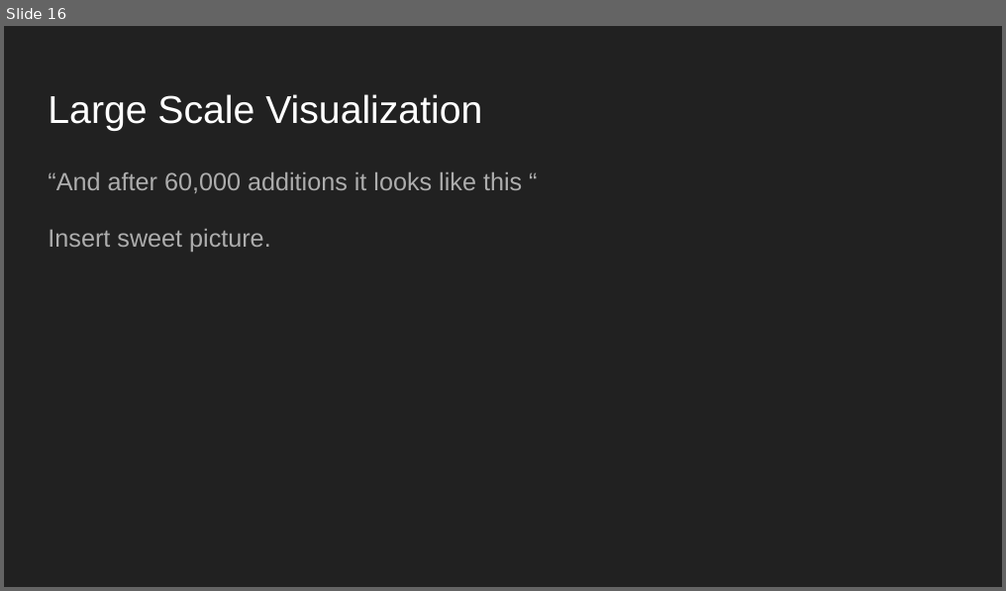
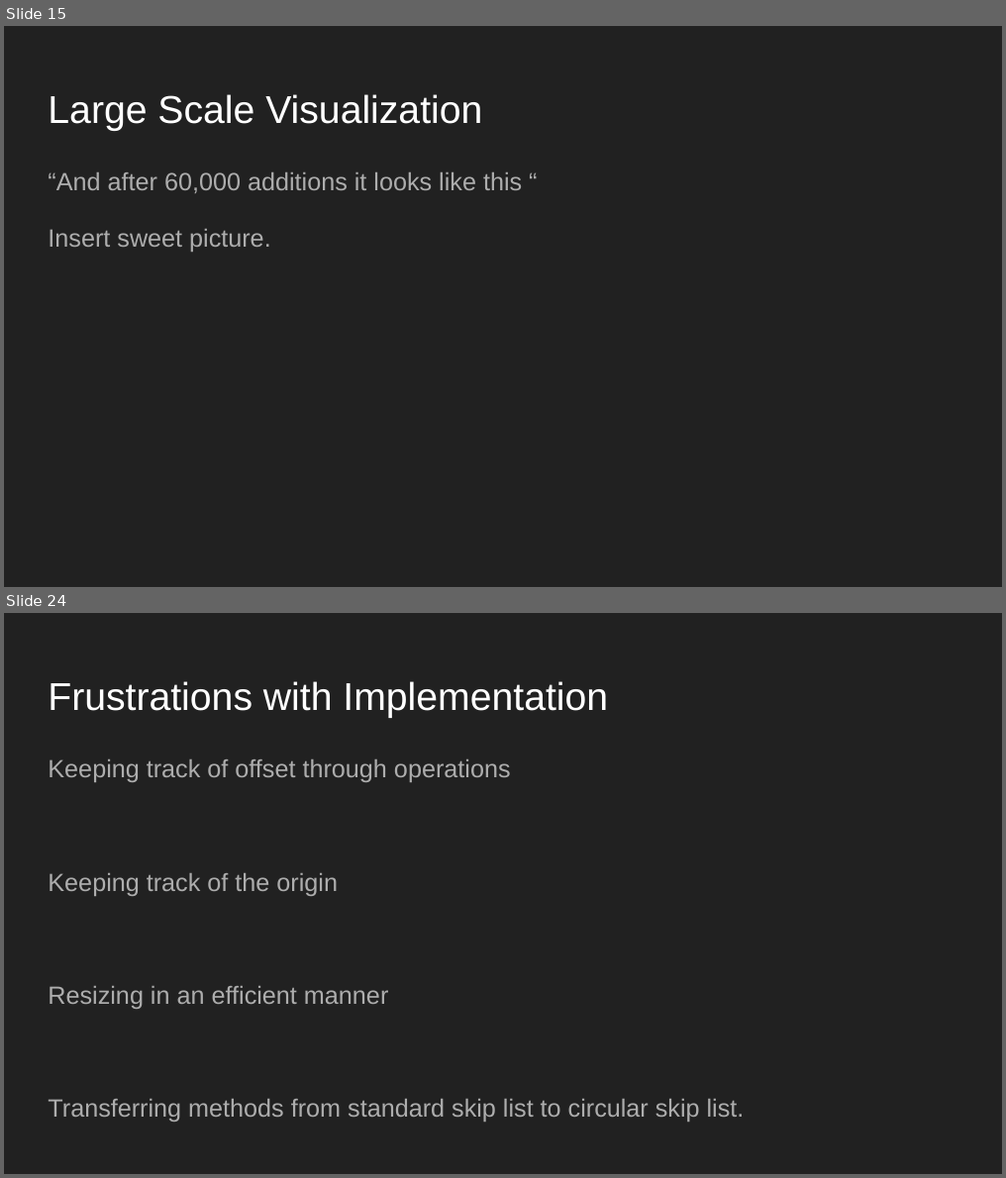
Before and after one commit to JSoddy/432-team10-project, a slide deck: Video/Final Video.pptx. Shown one above the other, each under a label of ours: slide 16 before the commit, slides 15 and 24 after it; the slides between them are not shown. The pictures are 1006x591 and 1006x1178 pixels, drawn with LibreOffice and Linux fonts; fonts in the diff are those of the drawing. Boxes give left, top, right and bottom in pixels: in the first picture for what was removed or moved away, otherwise in the second. Text is boxed around its words. In the diff, an @@ line names an element or a change of style, - is before the commit and + after.

```diff
--- a/Video/Final Video.pptx
+++ b/Video/Final Video.pptx
@@ slide 24 added at [4,613,1002,1174], background #212121 @@
@@ title added at [48,681,608,718], 28 pt, text #FFFFFF @@
+Frustrations with Implementation
@@ text added at [48,760,745,1122], 18 pt, text #ADADAD @@
+Keeping track of offset through operations
+Keeping track of the origin
+Resizing in an efficient manner
+Transferring methods from standard skip list to circular skip list.
@@ what was slide 16 is now slide 15 @@
```
Also in this commit, not shown: 8 slides changed, 15 other slides added, 17 slides removed.
